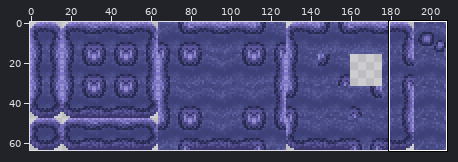
Sprite sheet: drillbird/Art/environment/tilemap_dirt_2.png. The picture above shows the old version from afar; the outline marks the close-up.
Close-up. As it was:
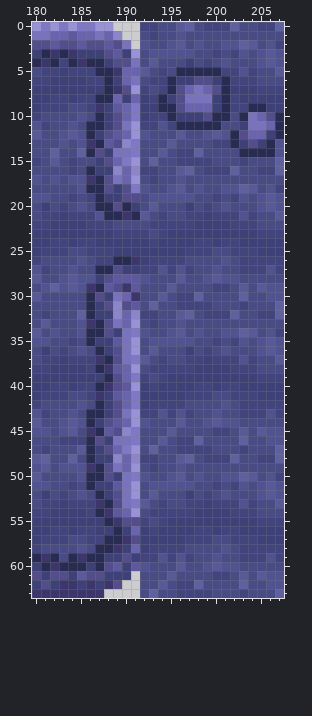
The file is 208x64 pixels. Colours within 5 levels of each other are drawn and written as one. Shown: x 180..207, y 0..63.
Now the later version:
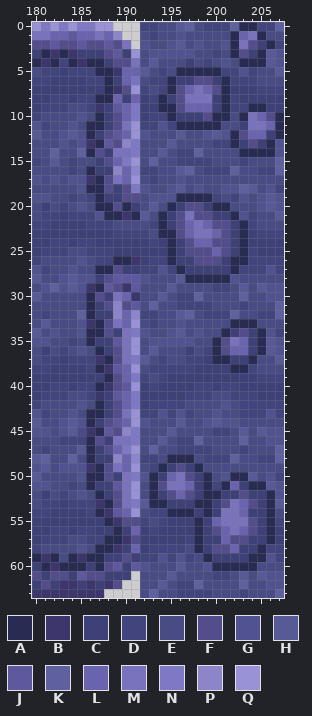
Palette (. is transparent): A #282b52  B #3c366c  C #3e4177  D #42447d  E #484b84  F #534d8c  G #50538f  H #585a98  J #5e589e  K #5f619f  L #6a63ae  M #7972bd  N #7f78c5  P #8d85ca  Q #9a92d7
Commit: dirt 2 variations def needs corner/border variations for this to look like anything
Change:
@@ x 200..207 @@
- 0 DDKEEDDK
- 1 EEEEEEEE
- 2 EGGKHEGD
- 3 DEDGEGHG
- 4 EGEEEGHG
+ 0 DDKAADDK
+ 1 EEALMAEE
+ 2 EGAMFCAD
+ 3 DEAFCAHG
+ 4 EGEAAAHG
  5 ADDGDEEH
@@ x 192..205 @@
 18 GEEGHEGEEGGKHE
-19 EGGGGGEEDEDGEG
-20 EHEEECEDEGEEEG
-21 HEDEEDDCDDDGDE
-22 EDDDDDCCCCDDDE
-23 DEDCCCCCCCCCCD
-24 CDCCCCDDCDDCCC
-25 CCCCCDDDEEDDDC
-26 CDDDDEEEEGEDDD
-27 DDGDGDEEGEEDDD
-28 GEEEHEEGHGGEEE
+19 EGGGAAAADEDGEG
+20 EHEACFFCAAEEEG
+21 HEACFMFFCCAGDE
+22 EDACFLMLFFCADE
+23 DEAAFLMMLFCACD
+24 CDCACFLLFFCACC
+25 CCCACFFFLFCADC
+26 CDDACCFFFCAADD
+27 DDGDACCCCCADDD
+28 GEEEHAAAAAGEEE
 29 EEEHEEEEDDEHEH
@@ x 198..207 @@
 32 EDDDKEEDDK
-33 EEEEEEEEEE
-34 GEEGGKHEGD
-35 EEDEDGEGHG
-36 EDEGEEEGHG
-37 DCDDDGDEEH
-38 CCCCDDDEEE
+33 EEEEAAAEEE
+34 GEEACFCAGD
+35 EEAFMLCAHG
+36 EDAFLLCAHG
+37 DCAACCAEEH
+38 CCCCAADEEE
 39 CCCCCCCDDD
@@ x 191..207 @@
 47 QEKEEDDDDEEEDEEEK
-48 PDDEEHKEDDDKEEDDK
-49 QEDEEGEEEEEEEEEEE
-50 NGEEGHEGEEGGKHEGD
-51 QEGGGGGEEDEDGEGHG
-52 QEHEEECEDEGEEEGHG
-53 NHEDEEDDCDDDGDEEH
-54 QEDDDDDCCCCDDDEEE
-55 FDEDCCCCCCCCCCDDD
-56 LCDCCCCDDCDDCCCCC
-57 FCCCCCDDDEEDDDCCC
-58 LCDDDDEEEEGEDDDDD
-59 CDDGDGDEEGEEDDDGD
-60 JGEEEHEEGHGGEEEEE
+48 PDDEAAAEDDDKEEDDK
+49 QEDACFCAEEEEEEEEE
+50 NGACLMFCAEGAAHEGD
+51 QEAFMMLCADALCAAHG
+52 QEACFLFCAACCFCCAG
+53 NHAACCCAACFMLFCAH
+54 QEDDAAACACMMLCCAE
+55 FDEDCCCACLMMMFCAD
+56 LCDCCCCACFLMLFCAC
+57 FCCCCCDACCLFFCCAC
+58 LCDDDDEACFFLCCADD
+59 CDDGDGDEACCCCAAGD
+60 JGEEEHEEGAAAAAEEE
 61 .EEEHEEEEDDEHEHGG
Boxes around the changes in both close-ups, in picture pixels (x1, y1, x2, y2):
changed: (230, 22, 275, 67)
changed: (158, 193, 248, 283)
changed: (212, 319, 266, 373)
changed: (149, 454, 275, 571)
